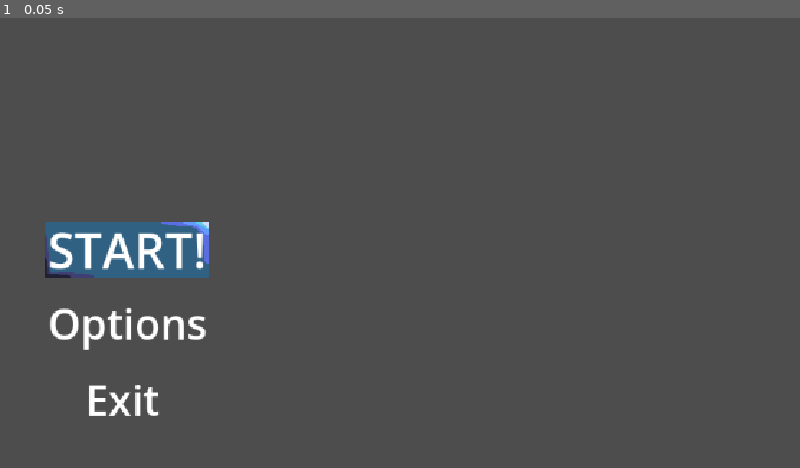
Above: before the commit, frame 1.
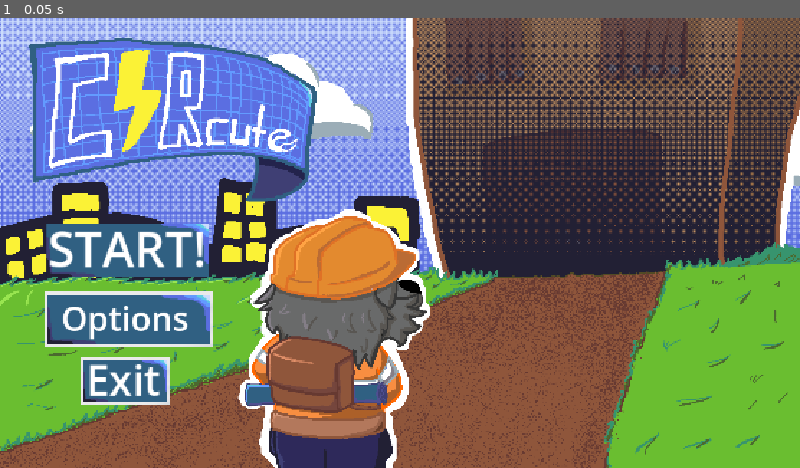
Above: after the commit, the same moment.

Repository: VK1ngg/circute-game-jam
Game: Godot game, scene res://scenes/Main Menu.tscn
Same seed, same stepped clock (60 frames per second), same inputs: the game is played once before the commit and once after it. This scene is started directly instead of the project's main scene.
Inputs:
- Up to frame 1 (0.05 s): no input

The runs differ from the first frame. In frame 1, 92% of the frame differs, in the area x 0-100%, y 0-100%.

Commit message:
Main Menu III

Diff:
--- a/scenes/Main Menu.tscn
+++ b/scenes/Main Menu.tscn
@@ -1,22 +1,109 @@
 [gd_scene format=3 uid="uid://demqcytm636wn"]
 
-[ext_resource type="Texture2D" path="res://assets/main title.png" id="1_qgd8p"]
+[ext_resource type="Texture2D" uid="uid://be4jfwd0e3sdw" path="res://assets/MAIN TITLE/main title.png" id="1_1i3ks"]
+[ext_resource type="Script" uid="uid://crqp3cuv4jxeq" path="res://scripts/main_menu.gd" id="1_ism2r"]
+[ext_resource type="Texture2D" uid="uid://dd4cfomgpy0cw" path="res://assets/MAIN TITLE/white.png" id="2_ism2r"]
 [ext_resource type="Texture2D" uid="uid://c3vgw0qri68wa" path="res://assets/MAIN TITLE/play and settings button.png" id="2_qgd8p"]
 
 [sub_resource type="RectangleShape2D" id="RectangleShape2D_fl0r3"]
-size = Vector2(251, 98)
+size = Vector2(241, 88)
+
+[sub_resource type="StyleBoxEmpty" id="StyleBoxEmpty_fl0r3"]
 
 [sub_resource type="RectangleShape2D" id="RectangleShape2D_ral2h"]
-size = Vector2(312.5, 123.75006)
+size = Vector2(302.50006, 98.75006)
+
+[sub_resource type="StyleBoxEmpty" id="StyleBoxEmpty_ral2h"]
 
 [sub_resource type="RectangleShape2D" id="RectangleShape2D_7131d"]
-size = Vector2(251, 98)
-
-[sub_resource type="StyleBoxEmpty" id="StyleBoxEmpty_fl0r3"]
-
-[sub_resource type="StyleBoxEmpty" id="StyleBoxEmpty_ral2h"]
+size = Vector2(129, 68)
 
 [sub_resource type="StyleBoxTexture" id="StyleBoxTexture_fl0r3"]
+
+[sub_resource type="Animation" id="Animation_ism2r"]
+resource_name = "Entering"
+loop_mode = 1
+tracks/0/type = "value"
+tracks/0/imported = false
+tracks/0/enabled = true
+tracks/0/path = NodePath("Start:modulate")
+tracks/0/interp = 1
+tracks/0/loop_wrap = true
+tracks/0/keys = {
+"times": PackedFloat32Array(0, 1),
+"transitions": PackedFloat32Array(1, 0.5),
+"update": 0,
+"values": [Color(1, 1, 1, 0), Color(1, 1, 1, 1)]
+}
+tracks/1/type = "value"
+tracks/1/imported = false
+tracks/1/enabled = true
+tracks/1/path = NodePath("Options:modulate")
+tracks/1/interp = 1
+tracks/1/loop_wrap = true
+tracks/1/keys = {
+"times": PackedFloat32Array(0, 1),
+"transitions": PackedFloat32Array(1, 0.5),
+"update": 0,
+"values": [Color(1, 1, 1, 0), Color(1, 1, 1, 1)]
+}
+tracks/2/type = "value"
+tracks/2/imported = false
+tracks/2/enabled = true
+tracks/2/path = NodePath("Quit2:modulate")
+tracks/2/interp = 1
+tracks/2/loop_wrap = true
+tracks/2/keys = {
+"times": PackedFloat32Array(0, 1),
+"transitions": PackedFloat32Array(1, 0.5),
+"update": 0,
+"values": [Color(1, 1, 1, 0), Color(1, 1, 1, 1)]
+}
+
+[sub_resource type="Animation" id="Animation_estw7"]
+length = 0.001
+tracks/0/type = "value"
+tracks/0/imported = false
+tracks/0/enabled = true
+tracks/0/path = NodePath("Start:modulate")
+tracks/0/interp = 1
+tracks/0/loop_wrap = true
+tracks/0/keys = {
+"times": PackedFloat32Array(0),
+"transitions": PackedFloat32Array(1),
+"update": 0,
+"values": [Color(1, 1, 1, 1)]
+}
+tracks/1/type = "value"
+tracks/1/imported = false
+tracks/1/enabled = true
+tracks/1/path = NodePath("Options:modulate")
+tracks/1/interp = 1
+tracks/1/loop_wrap = true
+tracks/1/keys = {
+"times": PackedFloat32Array(0),
+"transitions": PackedFloat32Array(1),
+"update": 0,
+"values": [Color(1, 1, 1, 1)]
+}
+tracks/2/type = "value"
+tracks/2/imported = false
+tracks/2/enabled = true
+tracks/2/path = NodePath("Quit2:modulate")
+tracks/2/interp = 1
+tracks/2/loop_wrap = true
+tracks/2/keys = {
+"times": PackedFloat32Array(0),
+"transitions": PackedFloat32Array(1),
+"update": 0,
+"values": [Color(1, 1, 1, 1)]
+}
+
+[sub_resource type="AnimationLibrary" id="AnimationLibrary_15uo5"]
+_data = {
+&"Entering": SubResource("Animation_ism2r"),
+&"RESET": SubResource("Animation_estw7")
+}
 
 [node name="Main Menu" type="Control" unique_id=1303953170]
 layout_mode = 3
@@ -27,6 +114,7 @@
 grow_vertical = 2
 size_flags_horizontal = 4
 size_flags_vertical = 4
+script = ExtResource("1_ism2r")
 
 [node name="Arte" type="TextureRect" parent="." unique_id=1399080425]
 layout_mode = 1
@@ -34,49 +122,27 @@
 offset_right = 1921.0
 offset_bottom = 1080.0
 scale = Vector2(0.6, 0.6)
-texture = ExtResource("1_qgd8p")
+texture = ExtResource("1_1i3ks")
 
 [node name="Start" type="Area2D" parent="." unique_id=1277127019]
 
 [node name="CS" type="CollisionShape2D" parent="Start" unique_id=1611777470]
 visible = false
-position = Vector2(185.5, 333)
+position = Vector2(182.5, 334)
 shape = SubResource("RectangleShape2D_fl0r3")
 
+[node name="Branco" type="Sprite2D" parent="Start" unique_id=887489719]
+modulate = Color(0.9882353, 1, 0.99215686, 0)
+position = Vector2(183.50002, 334)
+scale = Vector2(12.684212, 4.6315784)
+texture = ExtResource("2_ism2r")
+
 [node name="Azul" type="Sprite2D" parent="Start" unique_id=1824773709]
-position = Vector2(182.25, 333.5)
-scale = Vector2(0.80375427, 0.7941176)
+position = Vector2(183.5, 334.5)
+scale = Vector2(0.7952218, 0.75490195)
 texture = ExtResource("2_qgd8p")
 
-[node name="Sprite2D" type="Sprite2D" parent="Start/Azul" unique_id=887489719]
-
-[node name="Options" type="Area2D" parent="." unique_id=1147810365]
-position = Vector2(185.00002, 442.99997)
-scale = Vector2(0.8, 0.8)
-
-[node name="CS" type="CollisionShape2D" parent="Options" unique_id=985462165]
-visible = false
-position = Vector2(0, 0.625)
-scale = Vector2(0.9999998, 0.9999998)
-shape = SubResource("RectangleShape2D_ral2h")
-
-[node name="Sprite2D" type="Sprite2D" parent="Options" unique_id=1750357947]
-
-[node name="Sprite2D2" type="Sprite2D" parent="Options" unique_id=643484355]
-
-[node name="Quit2" type="Area2D" parent="." unique_id=448345500]
-
-[node name="CS" type="CollisionShape2D" parent="Quit2" unique_id=173707793]
-visible = false
-position = Vector2(184.5, 553)
-shape = SubResource("RectangleShape2D_7131d")
-
-[node name="Sprite2D" type="Sprite2D" parent="Quit2" unique_id=1452412044]
-
-[node name="Sprite2D2" type="Sprite2D" parent="Quit2" unique_id=577679679]
-
-[node name="StartText" type="TextEdit" parent="." unique_id=1432610596]
-layout_mode = 0
+[node name="StartText" type="Label" parent="Start" unique_id=1861563671]
 offset_left = 69.0
 offset_top = 284.0
 offset_right = 302.0
@@ -86,24 +152,67 @@
 theme_override_styles/normal = SubResource("StyleBoxEmpty_fl0r3")
 text = "START!"
 
-[node name="OptionsText" type="TextEdit" parent="." unique_id=638507733]
-layout_mode = 0
-offset_left = 69.0
-offset_top = 396.0
-offset_right = 319.0
-offset_bottom = 493.0
+[node name="Options" type="Area2D" parent="." unique_id=1147810365]
+position = Vector2(185, 430)
+scale = Vector2(0.8, 0.8)
+
+[node name="CS" type="CollisionShape2D" parent="Options" unique_id=985462165]
+visible = false
+position = Vector2(-1.5258789e-05, 5.625)
+scale = Vector2(0.9999995, 0.9999995)
+shape = SubResource("RectangleShape2D_ral2h")
+
+[node name="Branco" type="Sprite2D" parent="Options" unique_id=1750357947]
+position = Vector2(0.6249724, 5.000019)
+scale = Vector2(15.855264, 5.2631583)
+texture = ExtResource("2_ism2r")
+
+[node name="Azul" type="Sprite2D" parent="Options" unique_id=643484355]
+position = Vector2(0.125, 5.6250086)
+scale = Vector2(0.99914676, 0.8455884)
+texture = ExtResource("2_qgd8p")
+
+[node name="OptionsText" type="Label" parent="Options" unique_id=1942502028]
+offset_left = -121.25
+offset_top = -38.75
+offset_right = 128.75
+offset_bottom = 58.25
 theme_override_colors/font_color = Color(1, 1, 1, 1)
 theme_override_font_sizes/font_size = 60
 theme_override_styles/normal = SubResource("StyleBoxEmpty_ral2h")
 text = "Options"
 
-[node name="QuitText" type="TextEdit" parent="." unique_id=1924197980]
-layout_mode = 0
-offset_left = 123.0
-offset_top = 506.0
-offset_right = 273.0
-offset_bottom = 603.0
+[node name="Quit2" type="Area2D" parent="." unique_id=448345500]
+position = Vector2(180, 523)
+
+[node name="CS" type="CollisionShape2D" parent="Quit2" unique_id=173707793]
+visible = false
+shape = SubResource("RectangleShape2D_7131d")
+
+[node name="Branco" type="Sprite2D" parent="Quit2" unique_id=1452412044]
+scale = Vector2(6.8157897, 3.5526302)
+texture = ExtResource("2_ism2r")
+
+[node name="Azul" type="Sprite2D" parent="Quit2" unique_id=577679679]
+scale = Vector2(0.41296926, 0.58823514)
+texture = ExtResource("2_qgd8p")
+
+[node name="QuitText" type="Label" parent="Quit2" unique_id=75319642]
+offset_left = -56.0
+offset_top = -44.0
+offset_right = 94.0
+offset_bottom = 53.0
 theme_override_colors/font_color = Color(1, 1, 1, 1)
 theme_override_font_sizes/font_size = 60
 theme_override_styles/normal = SubResource("StyleBoxTexture_fl0r3")
 text = "Exit"
+
+[node name="AnimationPlayer" type="AnimationPlayer" parent="." unique_id=1856713385]
+libraries/ = SubResource("AnimationLibrary_15uo5")
+
+[connection signal="mouse_entered" from="Start" to="." method="_on_start_mouse_entered"]
+[connection signal="mouse_exited" from="Start" to="." method="_on_start_mouse_exited"]
+[connection signal="mouse_entered" from="Options" to="." method="_on_options_mouse_entered"]
+[connection signal="mouse_exited" from="Options" to="." method="_on_options_mouse_exited"]
+[connection signal="mouse_entered" from="Quit2" to="." method="_on_quit_2_mouse_entered"]
+[connection signal="mouse_exited" from="Quit2" to="." method="_on_quit_2_mouse_exited"]
--- /dev/null
+++ b/scripts/main_menu.gd
@@ -0,0 +1,35 @@
+extends Control
+
+
+# Called when the node enters the scene tree for the first time.
+func _ready() -> void:
+	pass # Replace with function body.
+
+
+# Called every frame. 'delta' is the elapsed time since the previous frame.
+func _process(delta: float) -> void:
+	pass
+
+
+func _on_start_mouse_entered() -> void:
+	$Start/Branco.visible = true
+
+
+func _on_start_mouse_exited() -> void:
+	$Start/Branco.visible = false
+
+
+func _on_options_mouse_entered() -> void:
+	$Options/Branco.visible = true
+
+
+func _on_options_mouse_exited() -> void:
+	$Options/Branco.visible = false
+
+
+func _on_quit_2_mouse_entered() -> void:
+	$Quit2/Branco.visible = true
+
+
+func _on_quit_2_mouse_exited() -> void:
+	$Quit2/Branco.visible = false
Not shown, added: assets/GAMEPLAY/HUD/TILES.png.import
Not shown, added: scripts/main_menu.gd.uid
